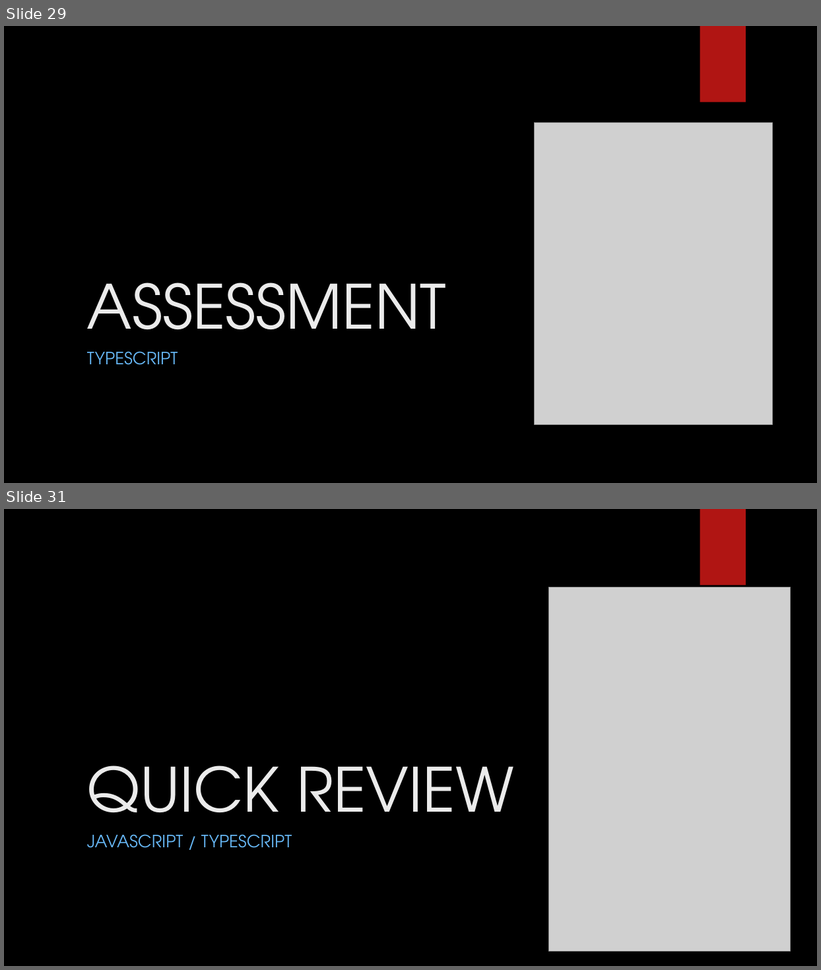
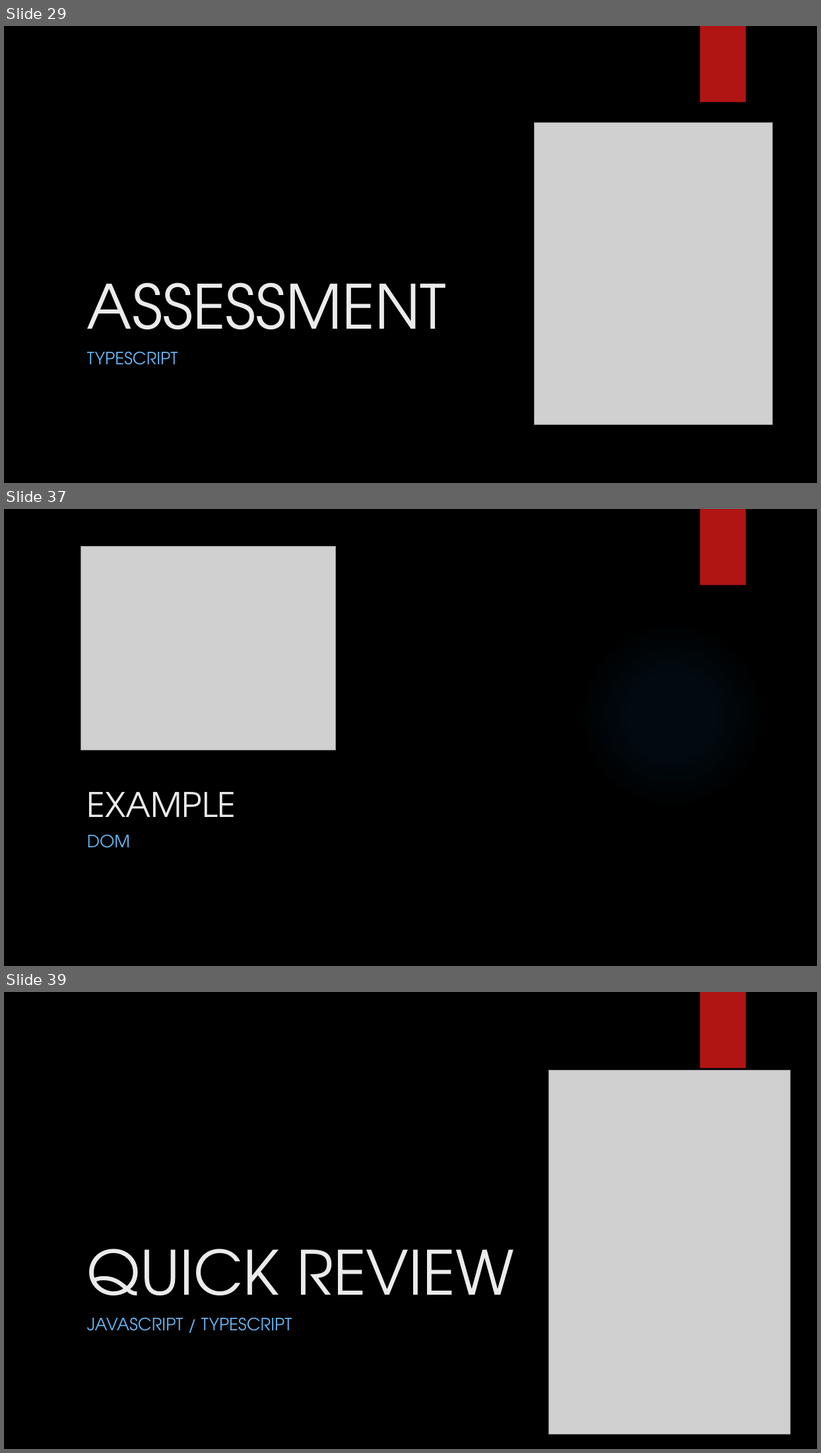
Before and after one commit to LogolsLLC/Logols-May2018, a slide deck: Slides/06_JavaScriptTypescript_TrainingPlan.pptx. Shown one above the other, each under a label of ours: slides 29 and 31 before the commit, slides 29, 37 and 39 after it; the slides between them are not shown. The pictures are 821x970 and 821x1453 pixels, drawn with LibreOffice and Linux fonts; fonts in the diff are those of the drawing; grey boxes stand for pictures; background and template pictures are left out. Boxes give left, top, right and bottom in pixels: in the first picture for what was removed or moved away, otherwise in the second. Text is boxed around its words. In the diff, an @@ line names an element or a change of style, - is before the commit and + after.

```diff
--- a/Slides/06_JavaScriptTypescript_TrainingPlan.pptx
+++ b/Slides/06_JavaScriptTypescript_TrainingPlan.pptx
@@ slide 37 added at (4,509,817,966), background picture (left out); not listed: 1 template element that a slide beside it also shows @@
@@ picture added at (81,547,336,751) @@
@@ ellipse added at (578,621,766,809), fill gradient #1C95F2 @@
@@ title added at (87,792,236,817), 40 pt, text #EBEBEB @@
+EXAMPLE
@@ text added at (87,834,130,848), 20 pt, text #67B8F6 @@
+DOM
@@ what was slide 31 is now slide 39 @@
```
Also in this commit, not shown: 20 slides changed, 7 other slides added, 1 other file.
